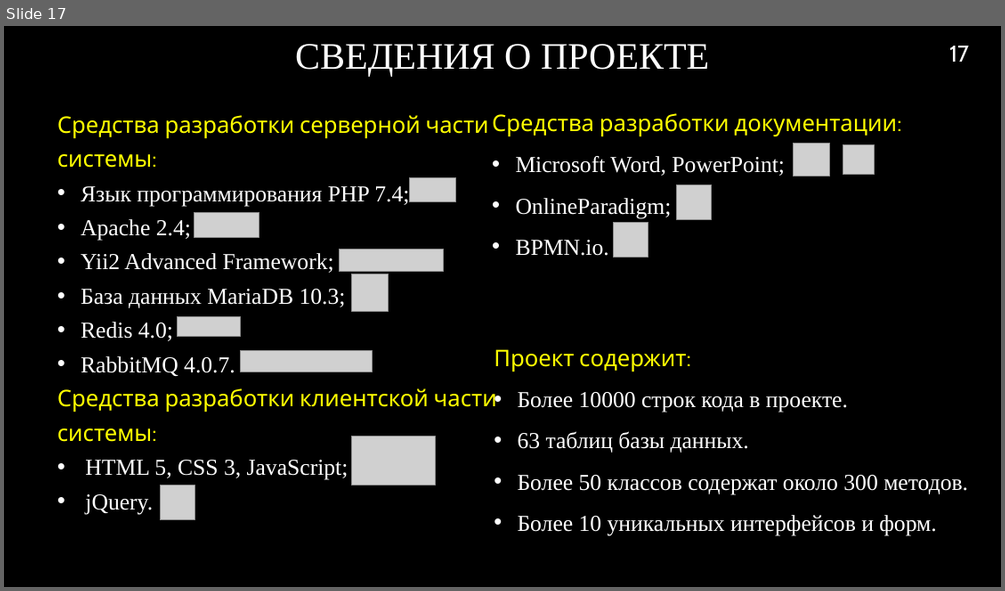
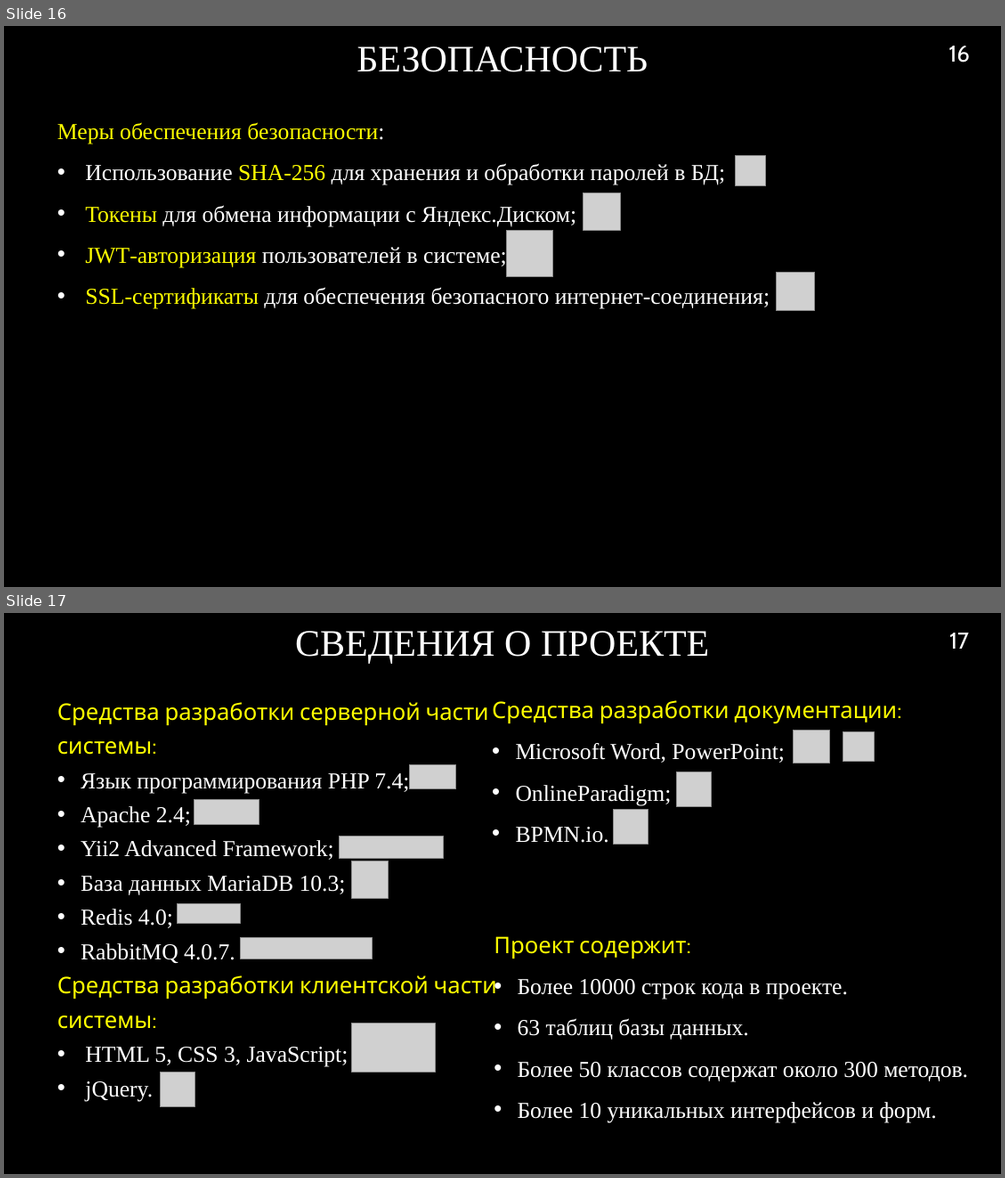
Before and after one commit to RAdKuzur/ASTU, a slide deck: Дипломная работа/Диплом/Презентация.pptx. Shown one above the other, each under a label of ours: slide 17 before the commit, slides 16 and 17 after it. The pictures are 1005x591 and 1005x1178 pixels, drawn with LibreOffice and Linux fonts; fonts in the diff are those of the drawing; grey boxes stand for pictures; background and template pictures are left out. Boxes give left, top, right and bottom in pixels: in the first picture for what was removed or moved away, otherwise in the second. Text is boxed around its words. In the diff, an @@ line names an element or a change of style, - is before the commit and + after.

```diff
--- a/Дипломная работа/Диплом/Презентация.pptx
+++ b/Дипломная работа/Диплом/Презентация.pptx
@@ slide 16 added at [4, 26, 1001, 587], background picture (left out) @@
@@ title added at [356, 46, 647, 72], 36 pt, text #FFFFFF @@
+БЕЗОПАСНОСТЬ
@@ page number added at [948, 46, 970, 62], 22 pt, text #FFFFFF @@
+16
@@ text added at [57, 122, 769, 309], 22 pt, text #FFFFFF @@
+Меры обеспечения безопасности:
+• Использование SHA-256 для хранения и обработки паролей в БД;
+• Токены для обмена информации с Яндекс.Диском;
+• JWT-авторизация пользователей в системе;
+• SSL-сертификаты для обеспечения безопасного интернет-соединения;
@@ picture added at [736, 156, 766, 186] @@
@@ picture added at [582, 192, 620, 230] @@
@@ picture added at [507, 230, 553, 276] @@
@@ picture added at [777, 272, 816, 311] @@
```
Also in this commit, not shown: 1 slide changed, 1 slide removed, 3 other files.
